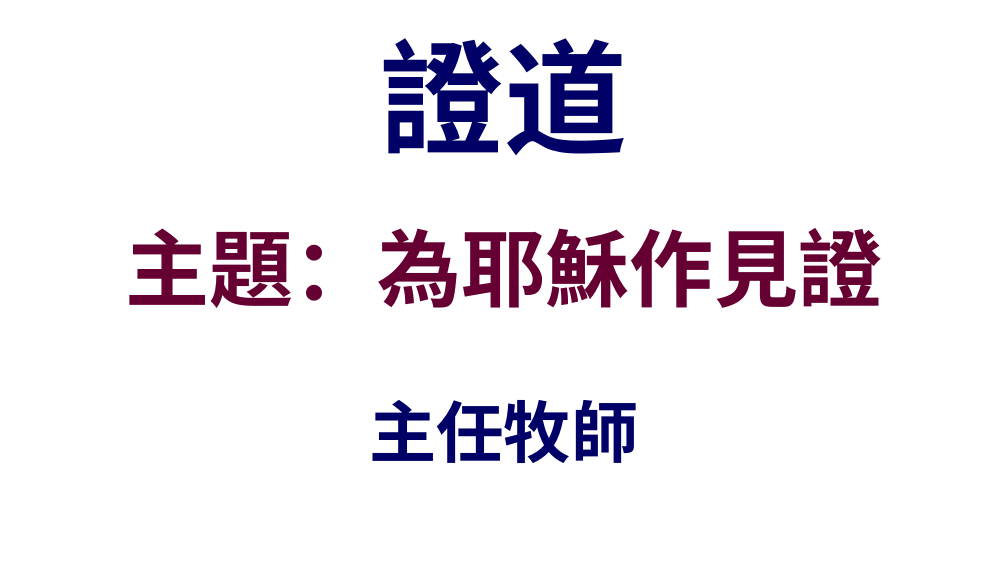
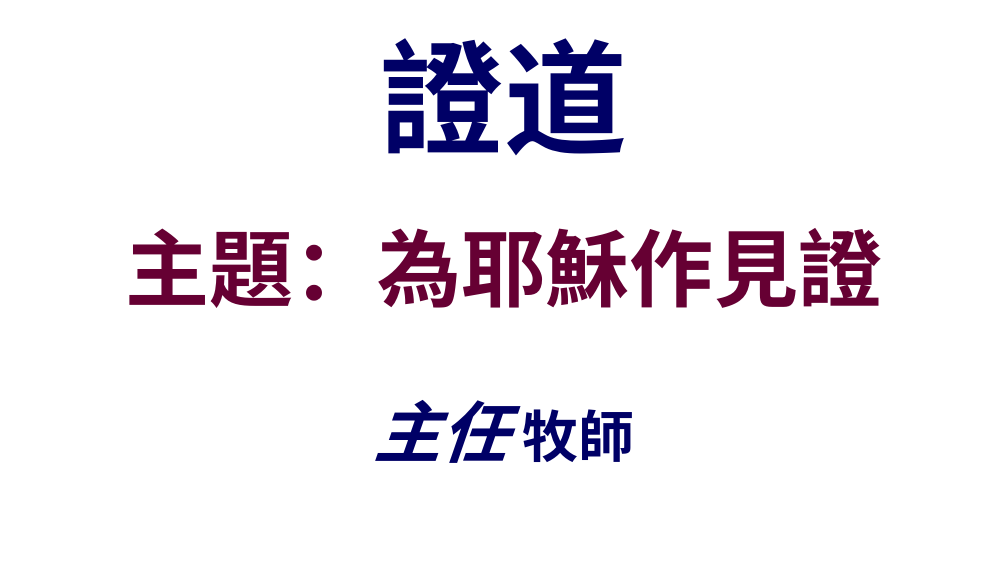
Before and after one commit to batisuoc/other-ppts, a slide deck: slide 12 of 崇拜流程.pptx. Drawn at 1008x567 pixels with LibreOffice and Linux fonts; fonts in the diff are those of the drawing; background and template pictures are left out. Boxes give left, top, right and bottom in pixels: in the first picture for what was removed or moved away, otherwise in the second. Text is boxed around its words. In the diff, an @@ line names an element or a change of style, - is before the commit and + after.

```diff
--- a/崇拜流程.pptx
+++ b/崇拜流程.pptx
@@ text at <box>373,400,635,463</box>: text changed; italic on @@
-主任牧師
+主任 牧師
```
Also in this commit, not shown: 1 other file.
